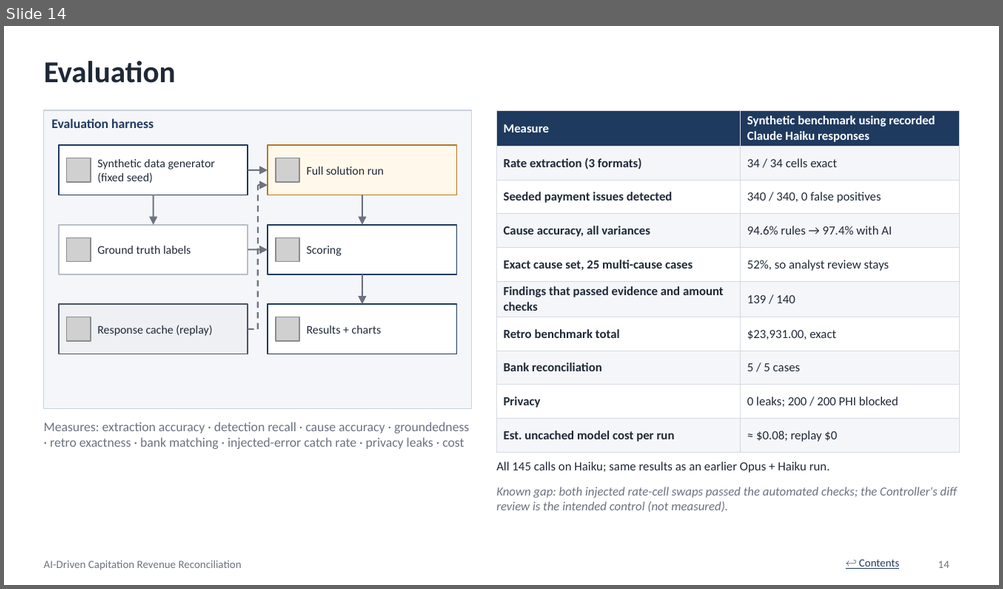
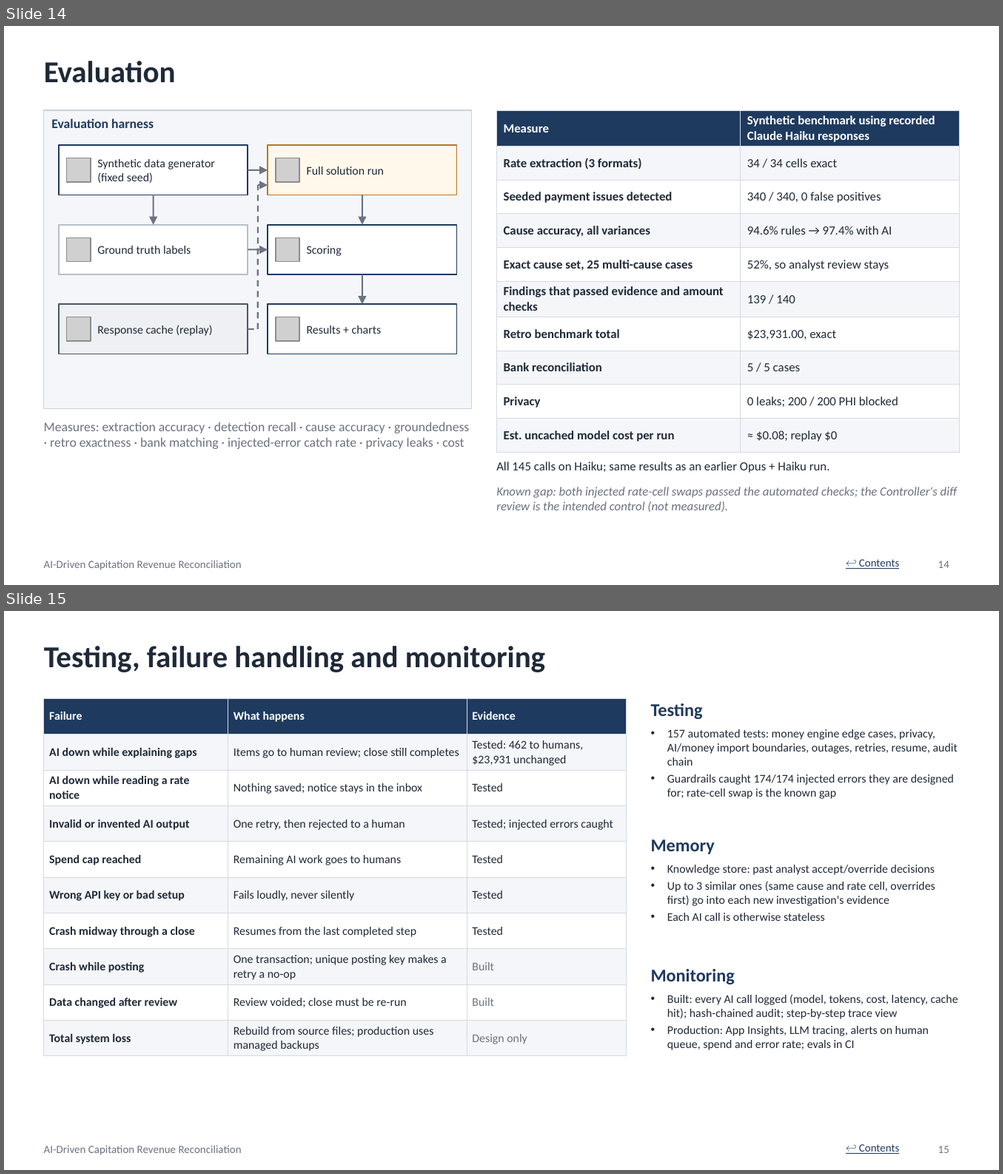
Before and after one commit to SanikaMarathe/capitation-revenue-reconciliation, a slide deck: deck/Capitation_Reconciliation.pptx. Shown one above the other, each under a label of ours: slide 14 before the commit, slides 14 and 15 after it. The pictures are 1003x589 and 1003x1174 pixels, drawn with LibreOffice and Linux fonts; fonts in the diff are those of the drawing; grey boxes stand for pictures. Boxes give left, top, right and bottom in pixels: in the first picture for what was removed or moved away, otherwise in the second. Text is boxed around its words. In the diff, an @@ line names an element or a change of style, - is before the commit and + after.

```diff
--- a/deck/Capitation_Reconciliation.pptx
+++ b/deck/Capitation_Reconciliation.pptx
@@ slide 15 added at (4, 611, 999, 1170), background #FFFFFF; not listed: 1 template element that a slide beside it also shows @@
@@ title added at (44, 646, 545, 672), 22 pt, text #1F2937, bold @@
+Testing, failure handling and monitoring
@@ table added at (44, 698, 626, 1054), 10 rows, 3 columns @@
+Failure | What happens | Evidence
+AI down while explaining gaps | Items go to human review; close still completes | Tested: 462 to humans, $23,931 unchanged
+AI down while reading a rate notice | Nothing saved; notice stays in the inbox | Tested
+Invalid or invented AI output | One retry, then rejected to a human | Tested; injected errors caught
+Spend cap reached | Remaining AI work goes to humans | Tested
+Wrong API key or bad setup | Fails loudly, never silently | Tested
+Crash midway through a close | Resumes from the last completed step | Tested
+Crash while posting | One transaction; unique posting key makes a retry a no-op | Built
+Data changed after review | Review voided; close must be re-run | Built
+Total system loss | Rebuild from source files; production uses managed backups | Design only
@@ text added at (651, 703, 703, 719), 13 pt, text #1F3A5F, bold @@
+Testing
@@ text added at (667, 729, 957, 799), 8.5 pt, text #1F2937 @@
+• 157 automated tests: money engine edge cases, privacy, AI/money import boundaries, outages, retries, resume, audit chain
+• Guardrails caught 174/174 injected errors they are designed for; rate-cell swap is the known gap
@@ text added at (651, 840, 714, 854), 13 pt, text #1F3A5F, bold @@
+Memory
@@ text added at (667, 865, 934, 921), 8.5 pt, text #1F2937 @@
+• Knowledge store: past analyst accept/override decisions
+• Up to 3 similar ones (same cause and rate cell, overrides first) go into each new investigation's evidence
+• Each AI call is otherwise stateless
@@ text added at (651, 969, 734, 985), 13 pt, text #1F3A5F, bold @@
+Monitoring
@@ text added at (667, 994, 958, 1051), 8.5 pt, text #1F2937 @@
+• Built: every AI call logged (model, tokens, cost, latency, cache hit); hash-chained audit; step-by-step trace view
+• Production: App Insights, LLM tracing, alerts on human queue, spend and error rate; evals in CI
@@ text added at (859, 1145, 899, 1154), 8 pt, text #1F3A5F, underline @@
+↩ Contents
@@ page number added at (938, 1146, 949, 1153), 8 pt, text #6B7280 @@
+15
```
Also in this commit, not shown: 1 slide changed, 2 other files.
